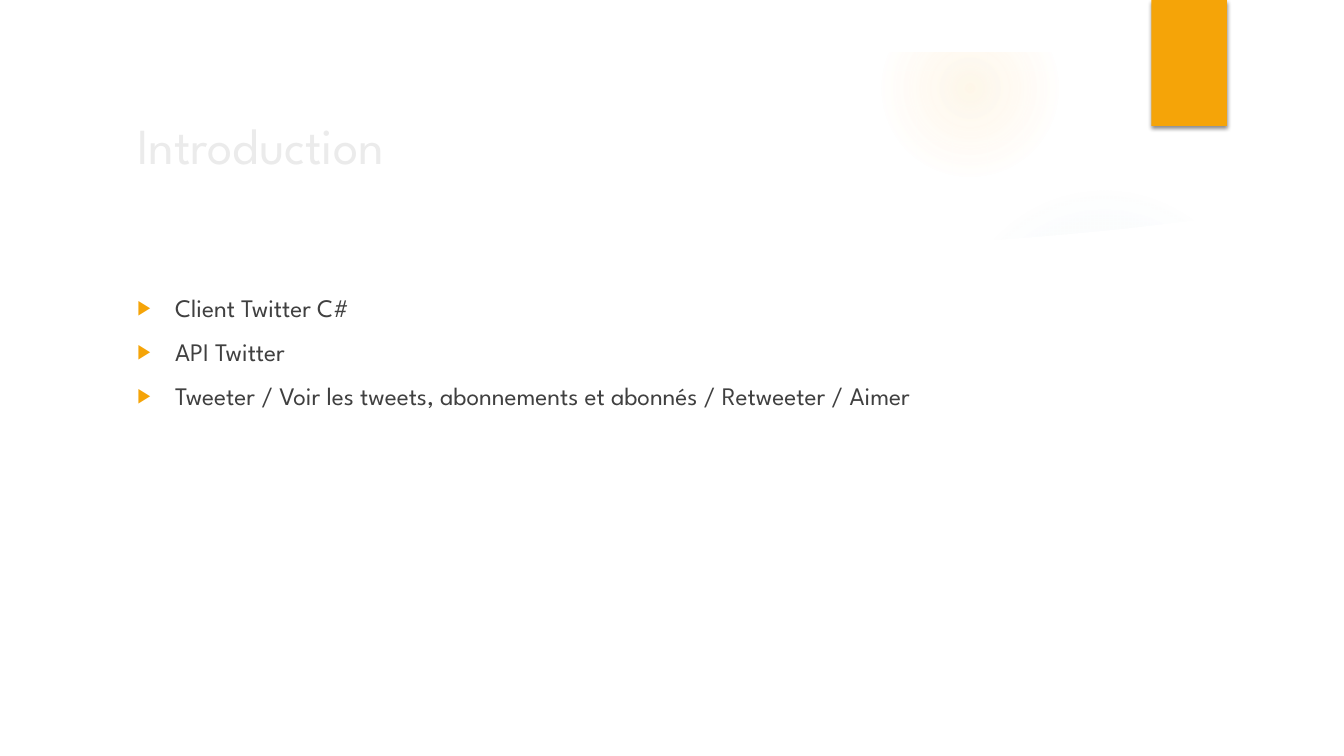
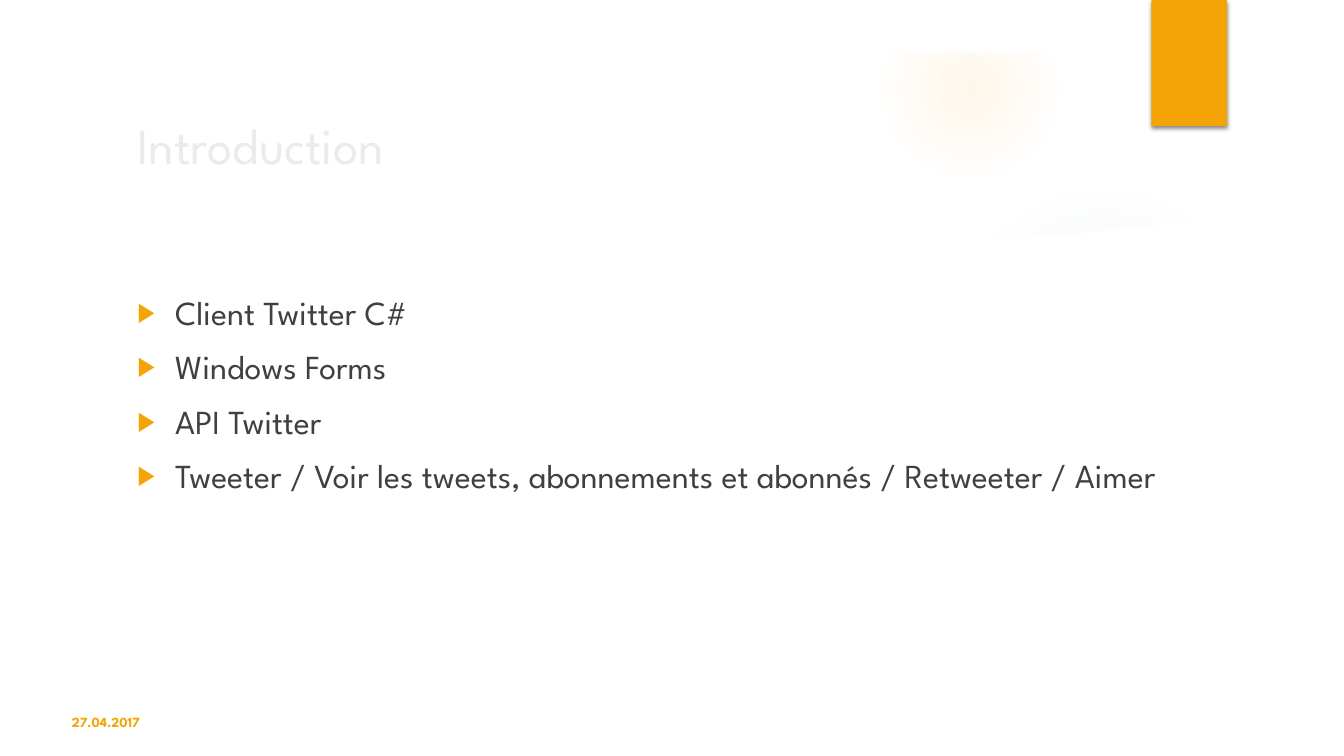
Before and after one commit to savaryal/P_Appro2, a slide deck: slide 3 of Docs/P-P_Appro2-savaryal-ClientTwitter.pptx. Drawn at 1344x756 pixels with LibreOffice and Linux fonts; fonts in the diff are those of the drawing; background and template pictures are left out. Boxes give left, top, right and bottom in pixels: in the first picture for what was removed or moved away, otherwise in the second. Text is boxed around its words. In the diff, an @@ line names an element or a change of style, - is before the commit and + after.

```diff
--- a/Docs/P-P_Appro2-savaryal-ClientTwitter.pptx
+++ b/Docs/P-P_Appro2-savaryal-ClientTwitter.pptx
@@ text at (175, 302, 1155, 492): size 18 to 24 pt in "Client Twitter C#", "API Twitter", "Tweeter / Voir les tweets, abonnements et ..." @@
@@ text at (175, 356, 386, 380): paragraph added @@
+▶ Windows Forms
@@ text added at (72, 717, 140, 727), 10 pt, text #F5A408, bold @@
+27.04.2017
```
Also in this commit, not shown: 3 other slides changed, 3 slides added, 3 slides removed, 2 other files.
